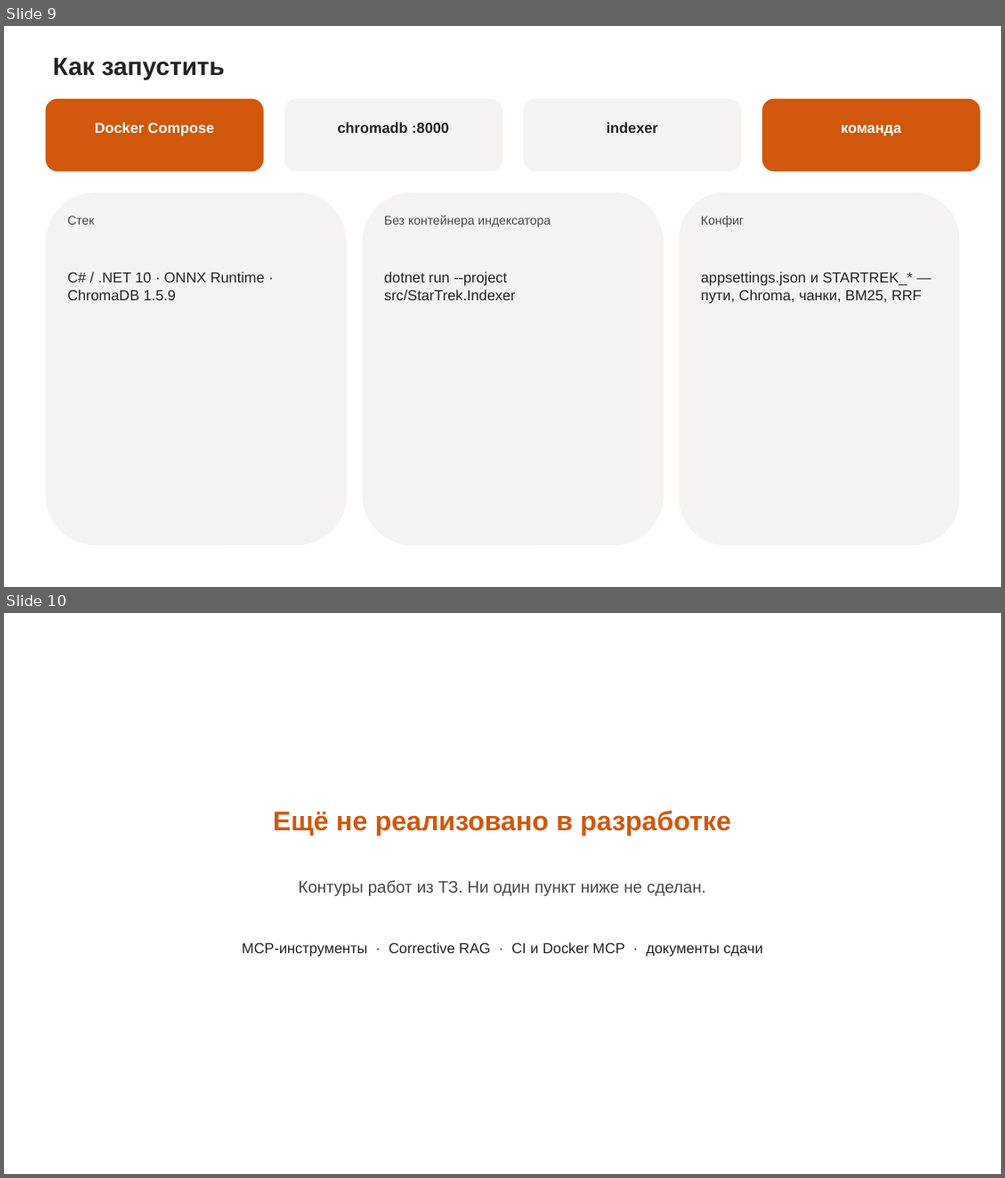
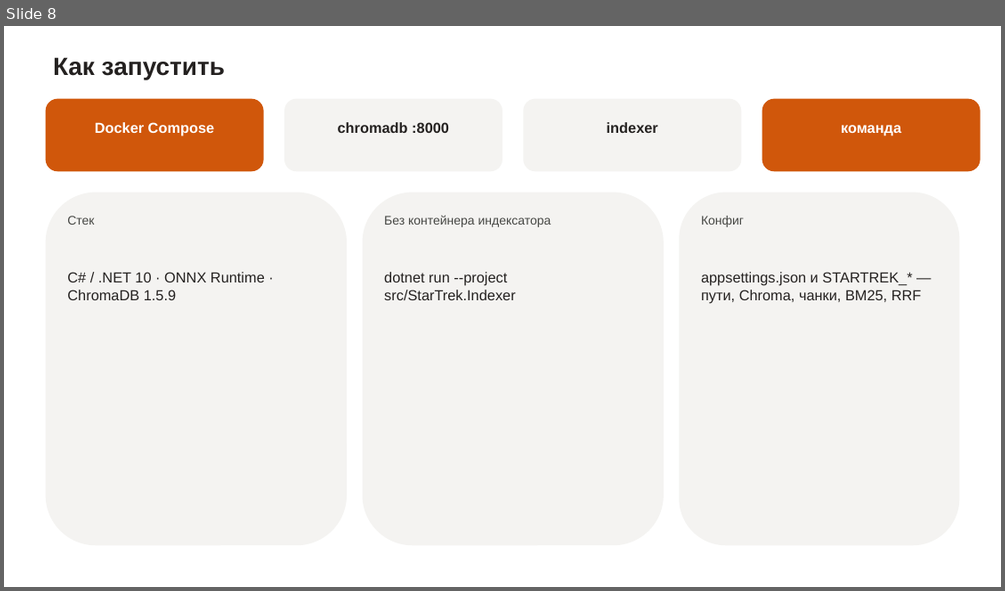
Before and after one commit to luna-pulse/MCP.RAG.StarTrek, a slide deck: Презентация_ВасильеваОВ.pptx. Shown one above the other, each under a label of ours: slides 9 and 10 before the commit, slide 8 after it. The pictures are 1005x1178 and 1005x591 pixels, drawn with LibreOffice and Linux fonts; fonts in the diff are those of the drawing. Boxes give left, top, right and bottom in pixels: in the first picture for what was removed or moved away, otherwise in the second. Text is boxed around its words. In the diff, an @@ line names an element or a change of style, - is before the commit and + after.

```diff
--- a/Презентация_ВасильеваОВ.pptx
+++ b/Презентация_ВасильеваОВ.pptx
@@ slide 10 removed at [4, 613, 1001, 1174], background #FFFFFF @@
@@ text removed at [273, 811, 731, 835] @@
-Ещё не реализовано в разработке
@@ text removed at [299, 880, 706, 896] @@
-Контуры работ из ТЗ. Ни один пункт ниже не сделан.
@@ text removed at [242, 942, 762, 956] @@
-MCP-инструменты · Corrective RAG · CI и Docker MCP · документы сдачи
@@ what was slide 9 is now slide 8 @@
@@ slide 8 changed as well @@
@@ proportions changed in 3 elements at [46, 192, 348, 545], [362, 192, 663, 545], [680, 192, 960, 545] @@
```
Also in this commit, not shown: 9 other slides changed, 4 slides added, 3 other slides removed.
